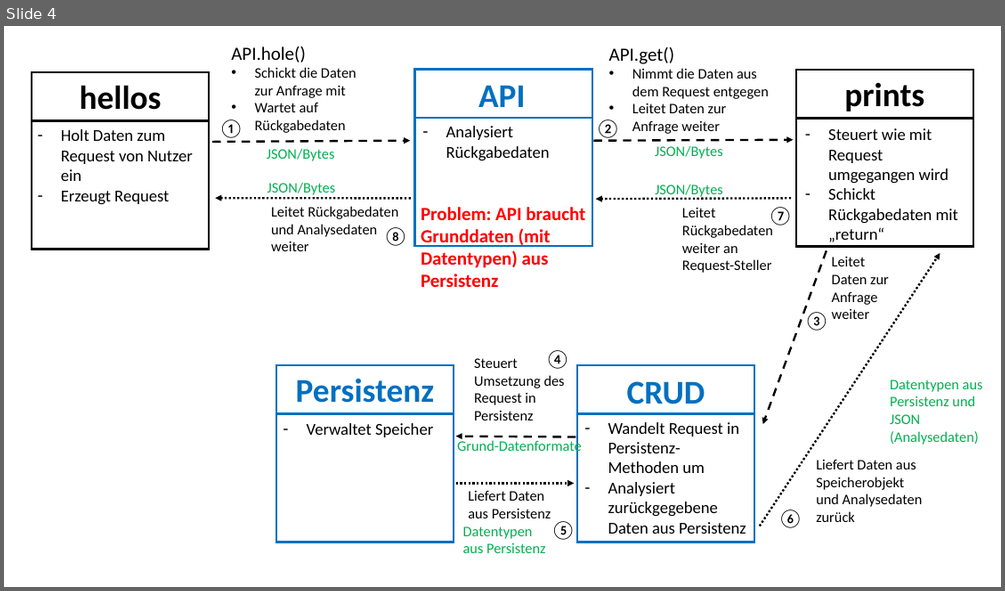
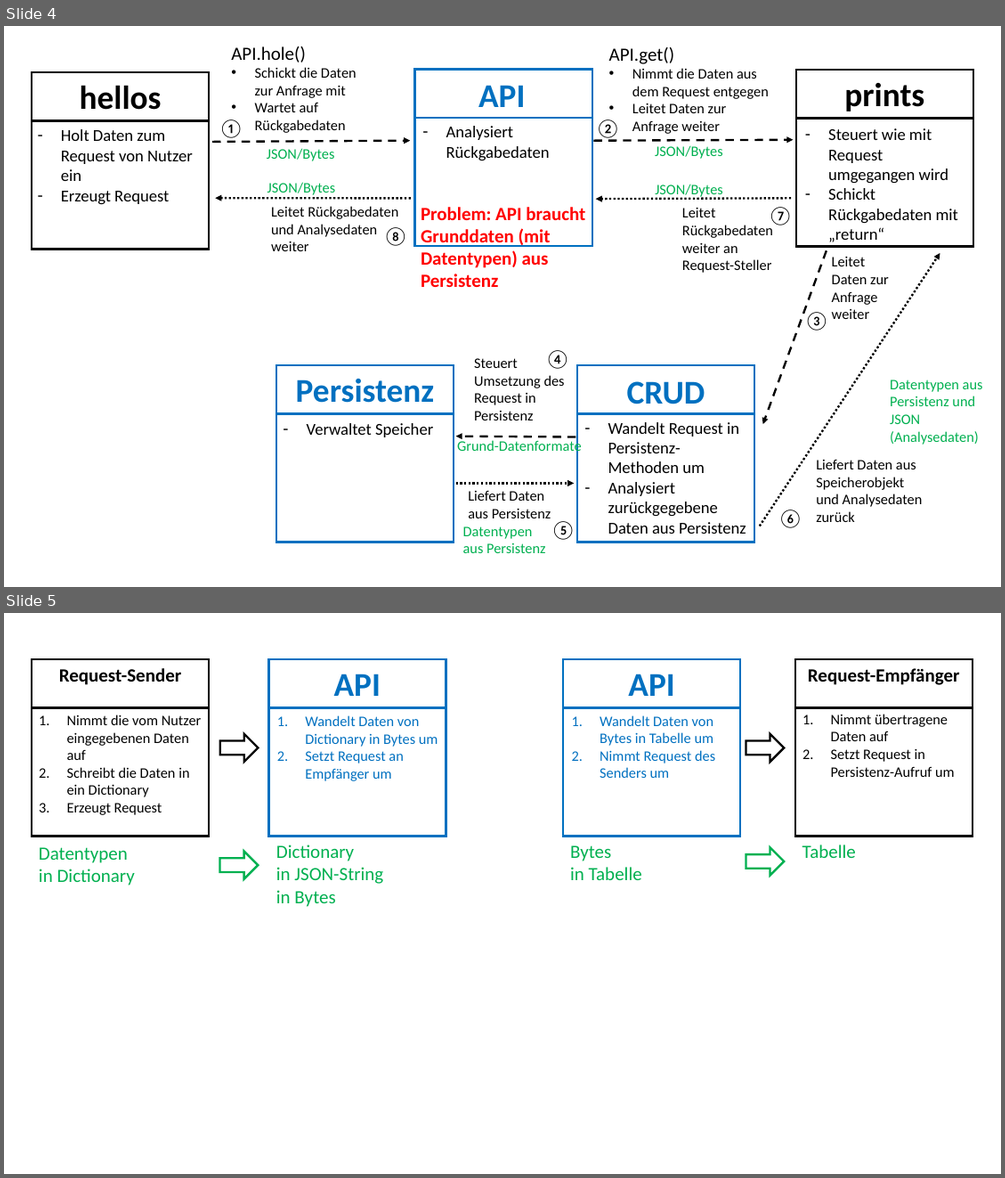
Before and after one commit to StefSchneider/Unternehmensfaehigkeiten, a slide deck: Dokumentation/Grafiken Unternehmensfähigkeiten.pptx. Shown one above the other, each under a label of ours: slide 4 before the commit, slides 4 and 5 after it. The pictures are 1005x591 and 1005x1178 pixels, drawn with LibreOffice and Linux fonts; fonts in the diff are those of the drawing. Boxes give left, top, right and bottom in pixels: in the first picture for what was removed or moved away, otherwise in the second. Text is boxed around its words. In the diff, an @@ line names an element or a change of style, - is before the commit and + after.

```diff
--- a/Dokumentation/Grafiken Unternehmensfähigkeiten.pptx
+++ b/Dokumentation/Grafiken Unternehmensfähigkeiten.pptx
@@ slide 5 added at (x1=4, y1=613, x2=1001, y2=1174), background #FFFFFF @@
@@ rectangle added at (x1=32, y1=659, x2=209, y2=835), outline #000000 2 pt @@
@@ rectangle added at (x1=268, y1=659, x2=446, y2=835), outline #0070C0 2 pt @@
@@ rectangle added at (x1=563, y1=659, x2=741, y2=835), outline #0070C0 2 pt @@
@@ rectangle added at (x1=795, y1=659, x2=972, y2=835), outline #000000 2 pt @@
@@ text added at (x1=59, y1=668, x2=181, y2=685), 18 pt, text #000000, bold @@
+Request-Sender
@@ text added at (x1=334, y1=674, x2=380, y2=696), 32 pt, text #0070C0, bold @@
+API
@@ text added at (x1=628, y1=674, x2=674, y2=696), 32 pt, text #0070C0, bold @@
+API
@@ text added at (x1=808, y1=668, x2=960, y2=685), 18 pt, text #000000, bold @@
+Request-Empfänger
@@ line added from (32, 708) to (209, 708), #000000 2 pt @@
@@ text added at (x1=67, y1=714, x2=202, y2=815), 14 pt, text #000000 @@
+1. Nimmt die vom Nutzer eingegebenen Daten auf
+2. Schreibt die Daten in ein Dictionary
+3. Erzeugt Request
@@ line added from (268, 708) to (446, 708), #0070C0 2 pt @@
@@ text added at (x1=305, y1=715, x2=438, y2=781), 14 pt, text #0070C0 @@
+1. Wandelt Daten von Dictionary in Bytes um
+2. Setzt Request an Empfänger um
@@ line added from (563, 708) to (741, 708), #0070C0 2 pt @@
@@ text added at (x1=599, y1=715, x2=715, y2=778), 14 pt, text #0070C0 @@
+1. Wandelt Daten von Bytes in Tabelle um
+2. Nimmt Request des Senders um
@@ line added from (795, 708) to (972, 708), #000000 2 pt @@
@@ text added at (x1=831, y1=714, x2=955, y2=777), 14 pt, text #000000 @@
+1. Nimmt übertragene Daten auf
+2. Setzt Request in Persistenz-Aufruf um
@@ right arrow added at (x1=220, y1=734, x2=259, y2=762), outline #000000 2 pt @@
@@ right arrow added at (x1=745, y1=734, x2=784, y2=762), outline #000000 2 pt @@
@@ text added at (x1=39, y1=847, x2=135, y2=885), 18 pt, text #00B050 @@
+Datentypen
+in Dictionary
@@ right arrow added at (x1=220, y1=851, x2=259, y2=878), outline #00B050 2 pt @@
@@ text added at (x1=276, y1=844, x2=383, y2=907), 18 pt, text #00B050 @@
+Dictionary
+in JSON-String
+in Bytes
@@ text added at (x1=570, y1=845, x2=642, y2=880), 18 pt, text #00B050 @@
+Bytes
+in Tabelle
@@ right arrow added at (x1=745, y1=847, x2=784, y2=875), outline #00B050 2 pt @@
@@ text added at (x1=802, y1=844, x2=856, y2=858), 18 pt, text #00B050 @@
+Tabelle
```
Also in this commit, not shown: 5 other files.
